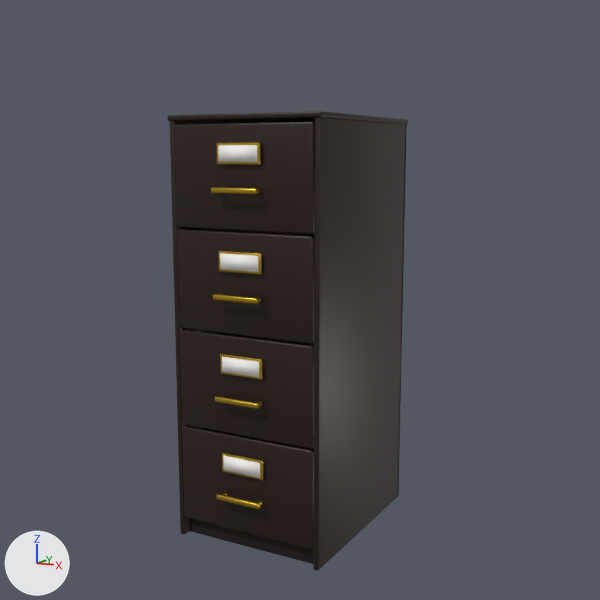
Two versions of the Blender file blender/filing-cabinet.blend, one commit apart.
One viewpoint serves both versions: the file's camera 'PreviewCam'. The axes (+X, +Y, +Z) are drawn at lower left. The lights are the same throughout. The older version comes first.

The first picture shows 'Body_Left', 'Body_Plinth', 'Body_Right', 'Body_Top', 'Drawer_0_Front', 'Drawer_0_LabelFrame', 'Drawer_1_Front', 'Drawer_1_LabelFrame', 'Drawer_2_Front', 'Drawer_2_LabelFrame', 'Drawer_3_Front', 'Drawer_3_LabelFrame', 'Label_0', 'Label_1', 'Label_2', 'Label_3' and 7 more.
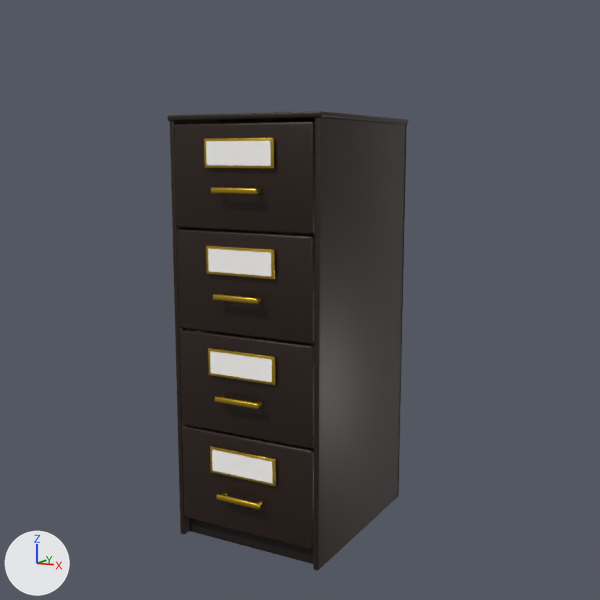
The change, as a list of edits to the scene's bpy script:
```text
Change me_drawer_0_labelframe:
    used by ob_drawer_0_labelframe; parent = ob_drawer_0; location = (0.0, -0.334, 0.0689)
    remove me_drawer_0_labelframe.from_pydata(...)  # 8 vertices, 6 faces; spans x -0.075..0.075, y -0.003..0.003, z -0.031..0.031
    add me_drawer_0_labelframe.from_pydata(...)  # 8 vertices, 6 faces; spans x -0.12..0.12, y -0.003..0.003, z -0.043..0.043
    me_drawer_0_labelframe part 1: the whole mesh is scaled about its middle by (1.6, 1, 1.39)
Change me_label_0:
    used by ob_label_0; parent = ob_drawer_0; location = (0.0, -0.338, 0.0689)
    verts and faces of me_label_0; kept vertices keep their numbers, new ones are numbered from 8
    remove me_label_0.from_pydata(...)  # 8 vertices, 6 faces; spans x -0.067..0.067, y -0.002..0.002, z -0.024..0.024
    add me_label_0.from_pydata(...)  # 4 vertices, 1 face; spans x -0.111..0.111, y 0.0, z -0.035..0.035
    me_label_0 part 2
    add delete_vertices([*range(0, 8)])  # with the faces that use them
    add verts[8] = (-0.111, 0.0, -0.035)  # pixel (206, 165)
    add verts[9] = (0.111, 0.0, -0.035)  # pixel (270, 165)
    add verts[10] = (0.111, 0.0, 0.035)  # pixel (270, 140)
    add verts[11] = (-0.111, 0.0, 0.035)  # pixel (206, 141)
    add faces += [(8, 9, 10, 11)]
    me_label_0 part 3: the surface is now shaded flat
Change me_drawer_1_labelframe:
    used by ob_drawer_1_labelframe; parent = ob_drawer_1; location = (0.0, -0.334, 0.0689)
    remove me_drawer_1_labelframe.from_pydata(...)  # 8 vertices, 6 faces; spans x -0.075..0.075, y -0.003..0.003, z -0.031..0.031
    add me_drawer_1_labelframe.from_pydata(...)  # 8 vertices, 6 faces; spans x -0.12..0.12, y -0.003..0.003, z -0.043..0.043
    me_drawer_1_labelframe part 4: the whole mesh is scaled about its middle by (1.6, 1, 1.39)
Change me_label_1:
    used by ob_label_1; parent = ob_drawer_1; location = (0.0, -0.338, 0.0689)
    verts and faces of me_label_1; kept vertices keep their numbers, new ones are numbered from 8
    remove me_label_1.from_pydata(...)  # 8 vertices, 6 faces; spans x -0.067..0.067, y -0.002..0.002, z -0.024..0.024
    add me_label_1.from_pydata(...)  # 4 vertices, 1 face; spans x -0.111..0.111, y 0.0, z -0.035..0.035
    me_label_1 part 5
    add delete_vertices([*range(0, 8)])  # with the faces that use them
    add verts[8] = (-0.111, 0.0, -0.035)  # pixel (208, 271)
    add verts[9] = (0.111, 0.0, -0.035)  # pixel (271, 276)
    add verts[10] = (0.111, 0.0, 0.035)  # pixel (271, 252)
    add verts[11] = (-0.111, 0.0, 0.035)  # pixel (208, 248)
    add faces += [(8, 9, 10, 11)]
    me_label_1 part 6: the surface is now shaded flat
Change me_drawer_2_labelframe:
    used by ob_drawer_2_labelframe; parent = ob_drawer_2; location = (0.0, -0.334, 0.0689)
    remove me_drawer_2_labelframe.from_pydata(...)  # 8 vertices, 6 faces; spans x -0.075..0.075, y -0.003..0.003, z -0.031..0.031
    add me_drawer_2_labelframe.from_pydata(...)  # 8 vertices, 6 faces; spans x -0.12..0.12, y -0.003..0.003, z -0.043..0.043
    me_drawer_2_labelframe part 7: the whole mesh is scaled about its middle by (1.6, 1, 1.39)
Change me_label_2:
    used by ob_label_2; parent = ob_drawer_2; location = (0.0, -0.338, 0.0689)
    verts and faces of me_label_2; kept vertices keep their numbers, new ones are numbered from 8
    remove me_label_2.from_pydata(...)  # 8 vertices, 6 faces; spans x -0.067..0.067, y -0.002..0.002, z -0.024..0.024
    add me_label_2.from_pydata(...)  # 4 vertices, 1 face; spans x -0.111..0.111, y 0.0, z -0.035..0.035
    me_label_2 part 8
    add delete_vertices([*range(0, 8)])  # with the faces that use them
    add verts[8] = (-0.111, 0.0, -0.035)  # pixel (210, 373)
    add verts[9] = (0.111, 0.0, -0.035)  # pixel (271, 382)
    add verts[10] = (0.111, 0.0, 0.035)  # pixel (271, 359)
    add verts[11] = (-0.111, 0.0, 0.035)  # pixel (210, 351)
    add faces += [(8, 9, 10, 11)]
    me_label_2 part 9: the surface is now shaded flat
Change me_drawer_3_labelframe:
    used by ob_drawer_3_labelframe; parent = ob_drawer_3; location = (0.0, -0.334, 0.0689)
    remove me_drawer_3_labelframe.from_pydata(...)  # 8 vertices, 6 faces; spans x -0.075..0.075, y -0.003..0.003, z -0.031..0.031
    add me_drawer_3_labelframe.from_pydata(...)  # 8 vertices, 6 faces; spans x -0.12..0.12, y -0.003..0.003, z -0.043..0.043
    me_drawer_3_labelframe part 10: the whole mesh is scaled about its middle by (1.6, 1, 1.39)
Change me_label_3:
    used by ob_label_3; parent = ob_drawer_3; location = (0.0, -0.338, 0.0689)
    verts and faces of me_label_3; kept vertices keep their numbers, new ones are numbered from 8
    remove me_label_3.from_pydata(...)  # 8 vertices, 6 faces; spans x -0.067..0.067, y -0.002..0.002, z -0.024..0.024
    add me_label_3.from_pydata(...)  # 4 vertices, 1 face; spans x -0.111..0.111, y 0.0, z -0.035..0.035
    me_label_3 part 11
    add delete_vertices([*range(0, 8)])  # with the faces that use them
    add verts[8] = (-0.111, 0.0, -0.035)  # pixel (212, 470)
    add verts[9] = (0.111, 0.0, -0.035)  # pixel (272, 483)
    add verts[10] = (0.111, 0.0, 0.035)  # pixel (272, 461)
    add verts[11] = (-0.111, 0.0, 0.035)  # pixel (212, 449)
    add faces += [(8, 9, 10, 11)]
    me_label_3 part 12: the surface is now shaded flat
Change ob_drawer_0_labelframe:
    ob_drawer_0_labelframe.location: (0.0, -0.334, 0.0689) -> (0.0, -0.334, 0.07)
Change ob_label_0:
    ob_label_0.location: (0.0, -0.338, 0.0689) -> (0.0, -0.338, 0.07)
Change ob_drawer_1_labelframe:
    ob_drawer_1_labelframe.location: (0.0, -0.334, 0.0689) -> (0.0, -0.334, 0.07)
Change ob_label_1:
    ob_label_1.location: (0.0, -0.338, 0.0689) -> (0.0, -0.338, 0.07)
Change ob_drawer_2_labelframe:
    ob_drawer_2_labelframe.location: (0.0, -0.334, 0.0689) -> (0.0, -0.334, 0.07)
```

Where the change shows, as pixel boxes (x1, y1, x2, y2) in the pictures (600 x 600 px):
'Label_0', reshaped, moved (61% wider, 44% taller)
    before: (218, 145, 258, 162)
    after: (206, 141, 271, 166)
'Label_1', reshaped, moved (64% wider, 45% taller)
    before: (220, 253, 258, 272)
    after: (208, 248, 271, 276)
'Label_2', reshaped (66% wider, 52% taller)
    before: (222, 357, 259, 377)
    after: (210, 351, 272, 382)
'Label_3', reshaped (63% wider, 57% taller)
    before: (223, 456, 260, 478)
    after: (212, 449, 273, 484)
'Drawer_0_LabelFrame', mesh rescaled, moved (58% wider, 39% taller)
    before: (217, 143, 261, 165)
    after: (204, 138, 274, 169)
'Drawer_1_LabelFrame', mesh rescaled, moved (56% wider, 36% taller)
    before: (218, 251, 262, 275)
    after: (206, 246, 275, 279)
'Drawer_2_LabelFrame', mesh rescaled, moved (58% wider, 41% taller)
    before: (220, 354, 262, 380)
    after: (208, 348, 275, 385)
'Drawer_3_LabelFrame', mesh rescaled (60% wider, 46% taller)
    before: (222, 453, 263, 480)
    after: (210, 446, 276, 486)
part 2 of me_label_0, built on
    before: (218, 145, 258, 162)
    after: (206, 141, 271, 166)
part 5 of me_label_1, built on
    before: (220, 253, 258, 272)
    after: (208, 248, 271, 276)
part 8 of me_label_2, built on
    before: (222, 357, 259, 377)
    after: (210, 351, 272, 382)
part 11 of me_label_3, built on
    before: (223, 456, 260, 478)
    after: (212, 449, 273, 484)
